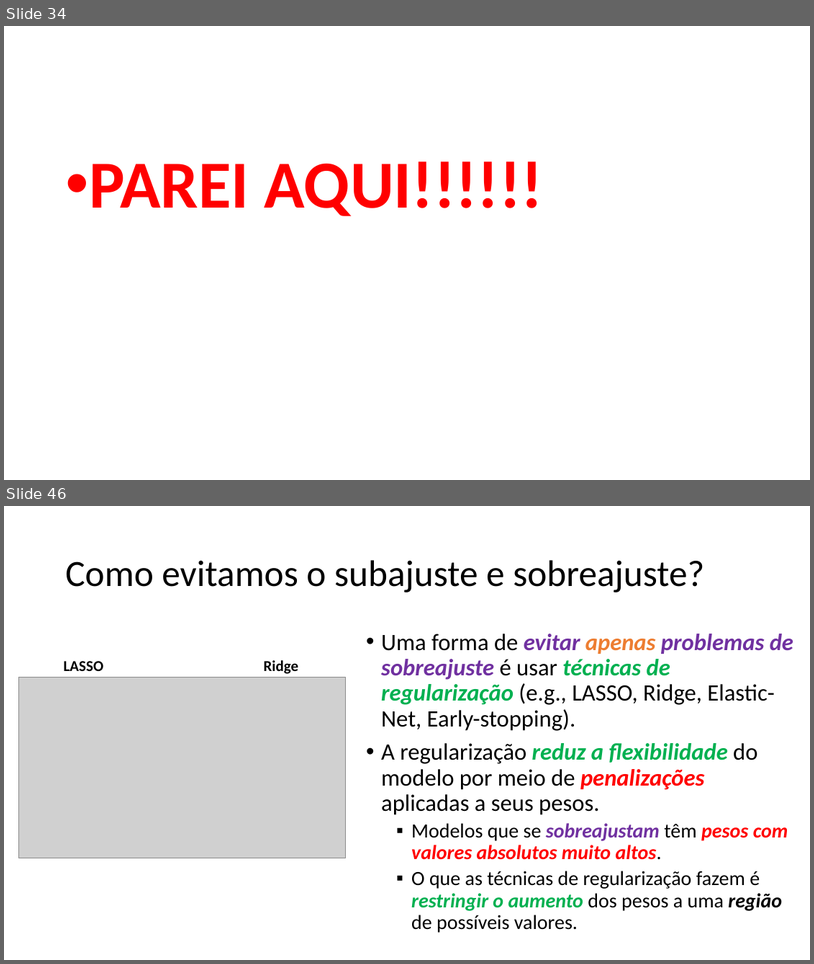
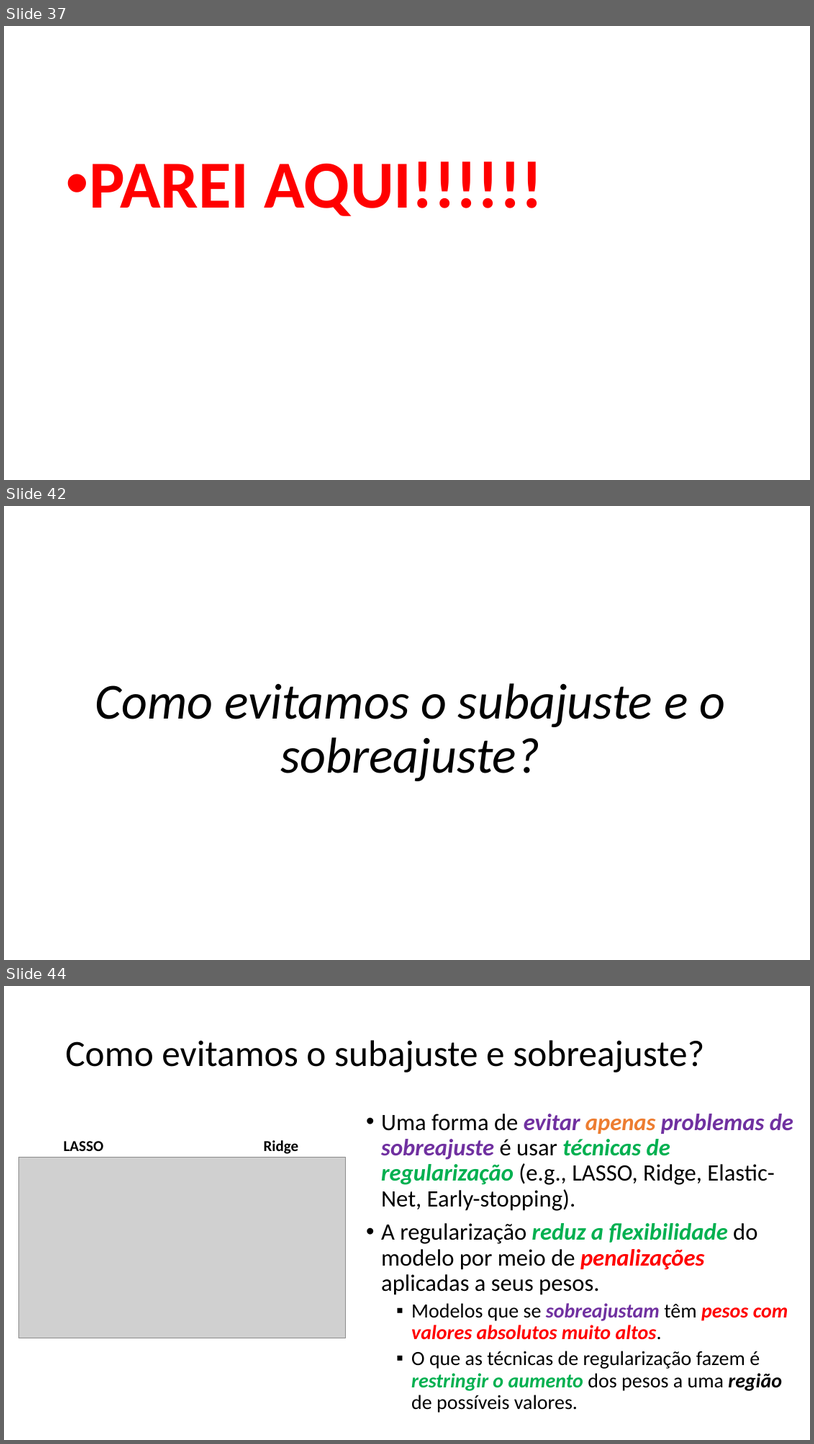
Before and after one commit to zz4fap/c24_inteligencia_artificial, a slide deck: slides/C24_Classificação.pptx. Shown one above the other, each under a label of ours: slides 34 and 46 before the commit, slides 37, 42 and 44 after it; the slides between them are not shown. The pictures are 814x964 and 814x1444 pixels, drawn with LibreOffice and Linux fonts; fonts in the diff are those of the drawing; grey boxes stand for pictures. Boxes give left, top, right and bottom in pixels: in the first picture for what was removed or moved away, otherwise in the second. Text is boxed around its words. In the diff, an @@ line names an element or a change of style, - is before the commit and + after.

```diff
--- a/slides/C24_Classificação.pptx
+++ b/slides/C24_Classificação.pptx
@@ slide 42 added at [4,506,810,960], background #FFFFFF @@
@@ text added at [95,683,725,781], 60 pt, text #000000, italic @@
+Como evitamos o subajuste e o sobreajuste?
@@ what was slide 34 is now slide 37 @@
@@ what was slide 46 is now slide 44 @@
```
Also in this commit, not shown: 6 slides changed, 1 other slide added, 4 slides removed.
